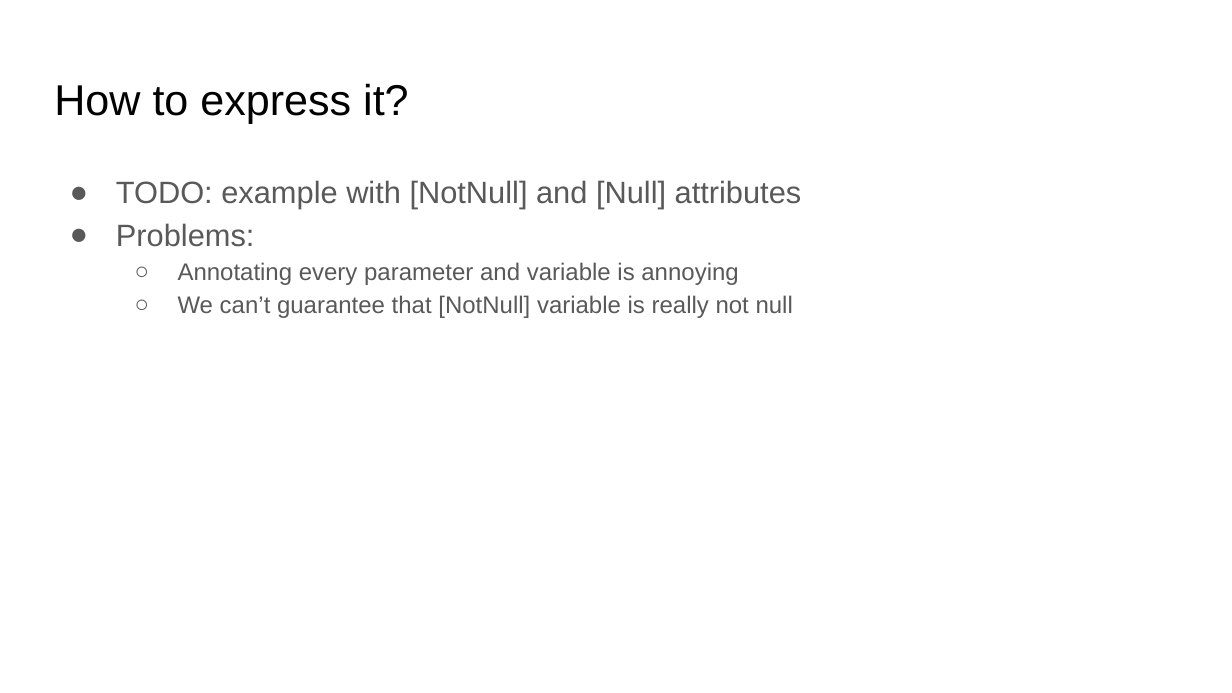
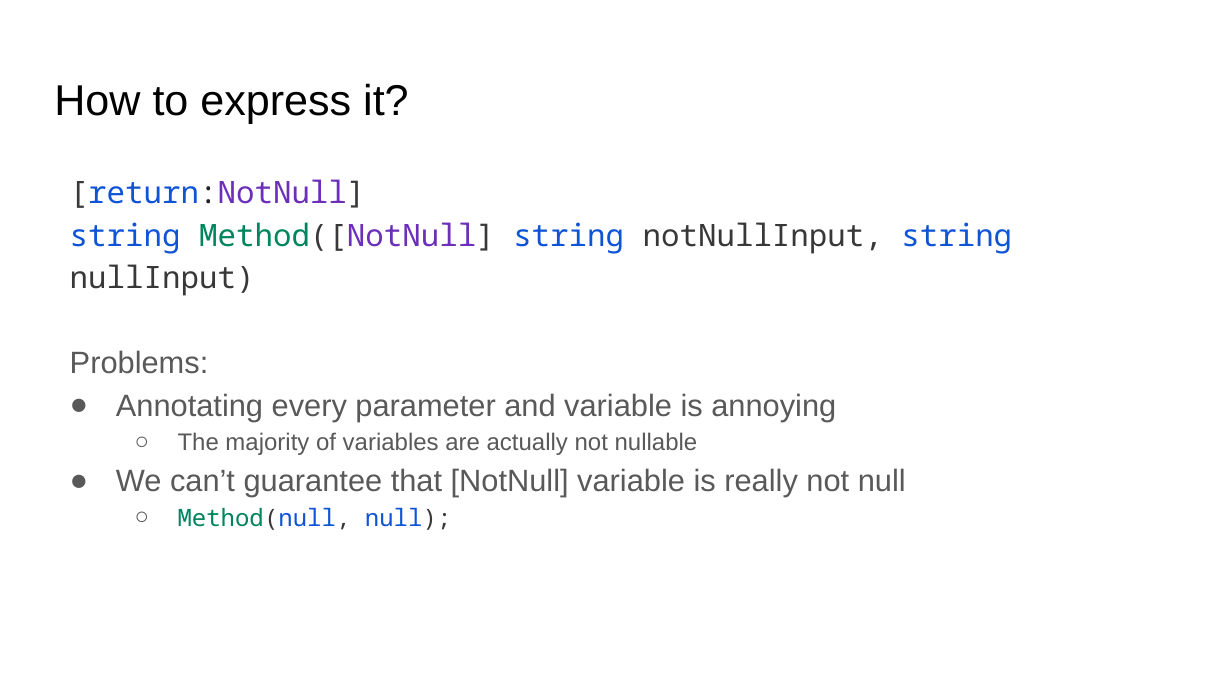
Before and after one commit to kugushev/presentations, a slide deck: slide 5 of 2021_NullabilityInUnity/Presentation.pptx. Drawn at 1232x693 pixels with LibreOffice and Linux fonts; fonts in the diff are those of the drawing; background and template pictures are left out. Boxes give left, top, right and bottom in pixels: in the first picture for what was removed or moved away, otherwise in the second. Text is boxed around its words. In the diff, an @@ line names an element or a change of style, - is before the commit and + after.

```diff
--- a/2021_NullabilityInUnity/Presentation.pptx
+++ b/2021_NullabilityInUnity/Presentation.pptx
@@ text at box(70, 179, 1012, 296): text changed; font Arial to Noto Sans Mono; text colour #595959 to #383838 @@
-● TODO: example with [NotNull] and [Null] attributes
+[return:NotNull]
+string Method([NotNull] string notNullInput, string nullInput)
@@ text at box(70, 350, 906, 497): size 14 to 18 pt in "Annotating every parameter and variable is annoying", "We can’t guarantee that [NotNull] variable is ..."; bullet ● to none; bullet ○ to ●; list level 2 to 1 in "Annotating every parameter and variable ..."; list level 2 to 1 in "We can’t guarantee that [NotNull] ..." @@
@@ text at box(178, 432, 698, 455): paragraph added @@
+  ○ The majority of variables are actually not nullable
@@ text at box(178, 507, 451, 530): paragraph added @@
+  ○ Method(null, null);
```
Also in this commit, not shown: 7 other slides changed, 6 slides added, 3 slides removed.
